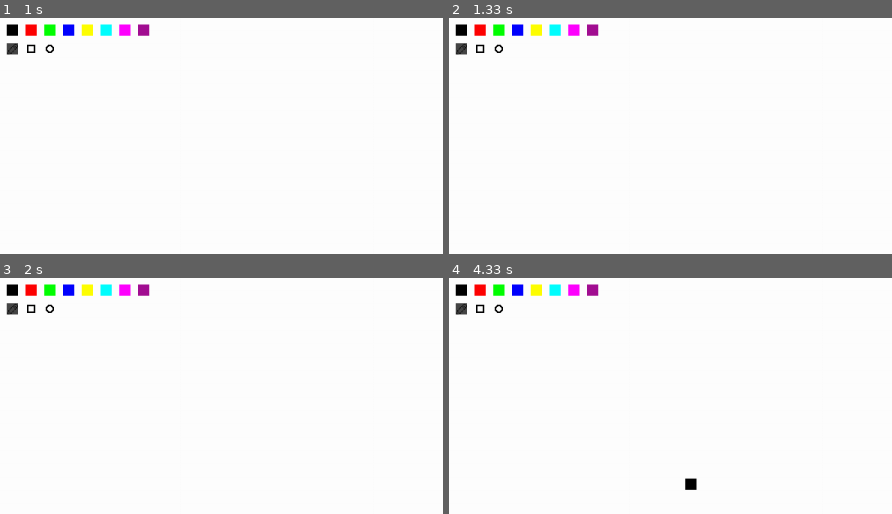
Above: before the commit, frames 1-4 (two rows, left to right).
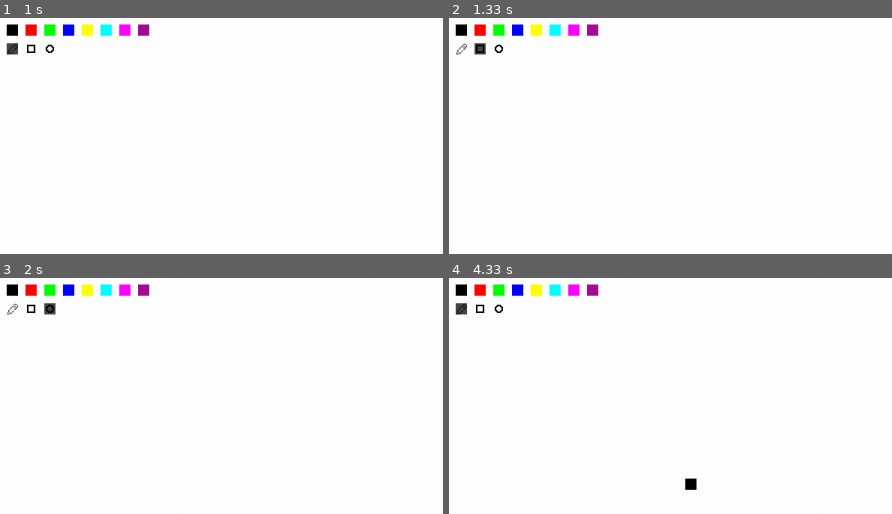
Above: after the commit, the same moments.

Repository: simplycode07/Paint-app-with-pygame
Game: pygame game, started from main.py
The game is run twice, just before and just after one commit, with the same random seed, the same clock (stepped at 60 frames per second) and the same inputs.
Inputs (mouse positions are % of the whole screen's width and height, from its top left):
- Up to frame 1 (1 s): hold 1 0.33-0.8 s; move the mouse to (46, 73) at 0.37 s; click (59, 97) at 0.88 s
- Up to frame 2 (1.33 s): tap 2 at 1.17 s
- Up to frame 3 (2 s): tap 3 at 1.5 s; click (49, 84) at 1.88 s
- Up to frame 4 (4.33 s): tap 1 at 2.67 s; click (86, 57) at 3.05 s; click (85, 94) at 3.38 s; click (54, 62) at 3.72 s; click (27, 44) at 4.05 s
The pictures show only the part of the screen within x 0-50%, y 0-50%; the shares and areas given below are measured in that part.

Frame 1 is identical in both runs. In frame 2, 0.2% of the frame differs, in the area x 1-9%, y 10-16%; in frame 3, 0.3%, in the area x 1-13%, y 10-16%; in frame 4, nothing differs.

Commit message:
fixed icons for tool not changing with keyboard input

Diff:
--- a/main.py
+++ b/main.py
@@ -31,10 +31,13 @@
         keys = pygame.key.get_pressed()
         if keys[pygame.K_1]:
             tool_manager.tool_id = 0
+            redraw_ui = True
         if keys[pygame.K_2]:
             tool_manager.tool_id = 1
+            redraw_ui = True
         if keys[pygame.K_3]:
             tool_manager.tool_id = 2
+            redraw_ui = True
 
         if (keys[pygame.K_LCTRL] or keys[pygame.K_RCTRL]) and keys[pygame.K_s]:
             canvas.save_image()
